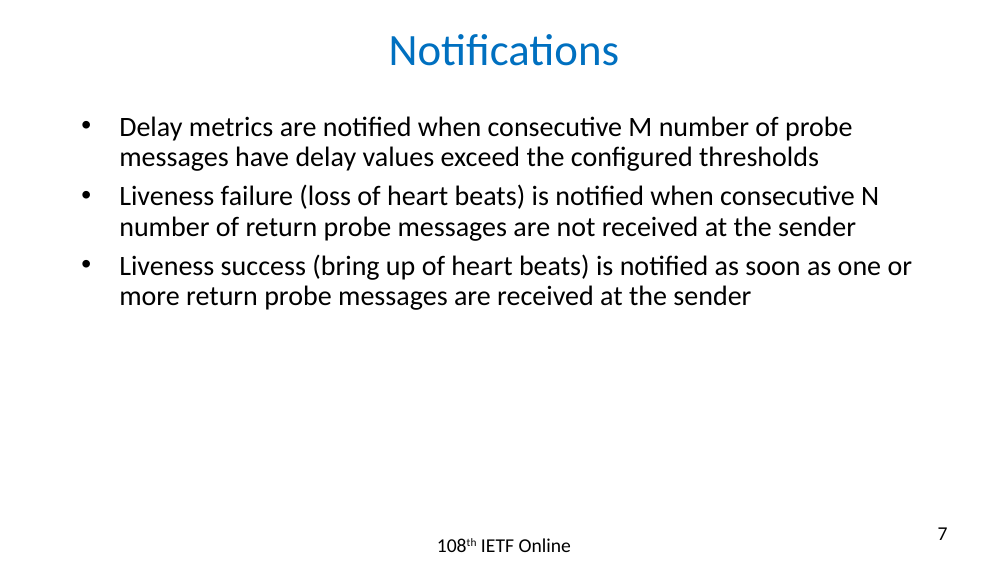
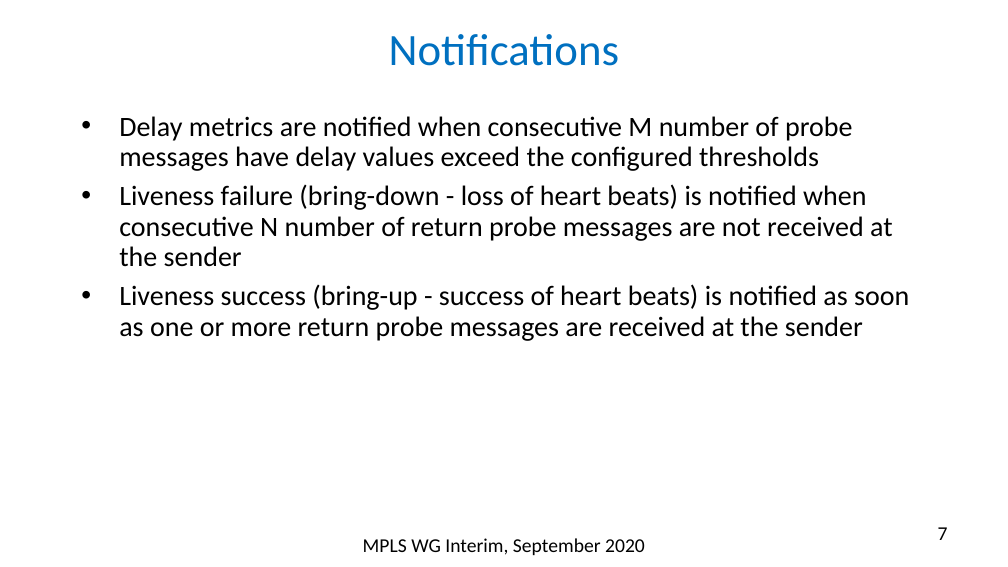
Before and after one commit to rakgandhi/ietf-slides, a slide deck: slide 7 of draft-gandhi-spring-sr-enhanced-plm-02.pptx. Drawn at 1008x567 pixels with LibreOffice and Linux fonts; fonts in the diff are those of the drawing. Boxes give left, top, right and bottom in pixels: in the first picture for what was removed or moved away, otherwise in the second. Text is boxed around its words. In the diff, an @@ line names an element or a change of style, - is before the commit and + after.

```diff
--- a/draft-gandhi-spring-sr-enhanced-plm-02.pptx
+++ b/draft-gandhi-spring-sr-enhanced-plm-02.pptx
@@ text at box(119, 184, 909, 341): text changed @@
-• Liveness failure (loss of heart beats) is notified when consecutive N number of return probe messages are not received at the sender
-• Liveness success (bring up of heart beats) is notified as soon as one or more return probe messages are received at the sender
+• Liveness failure (bring-down - loss of heart beats) is notified when consecutive N number of return probe messages are not received at the sender
+• Liveness success (bring-up - success of heart beats) is notified as soon as one or more return probe messages are received at the sender
@@ text at box(363, 538, 645, 555): text changed @@
-108th IETF Online
+MPLS WG Interim, September 2020
```
Also in this commit, not shown: 16 other slides changed, 3 other files.
